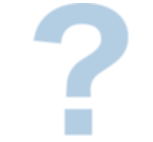
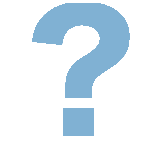
Comparing the layer stacks of the two 153×142 images. Changes:
painted on "?" over bbox(32, 3, 130, 136)
